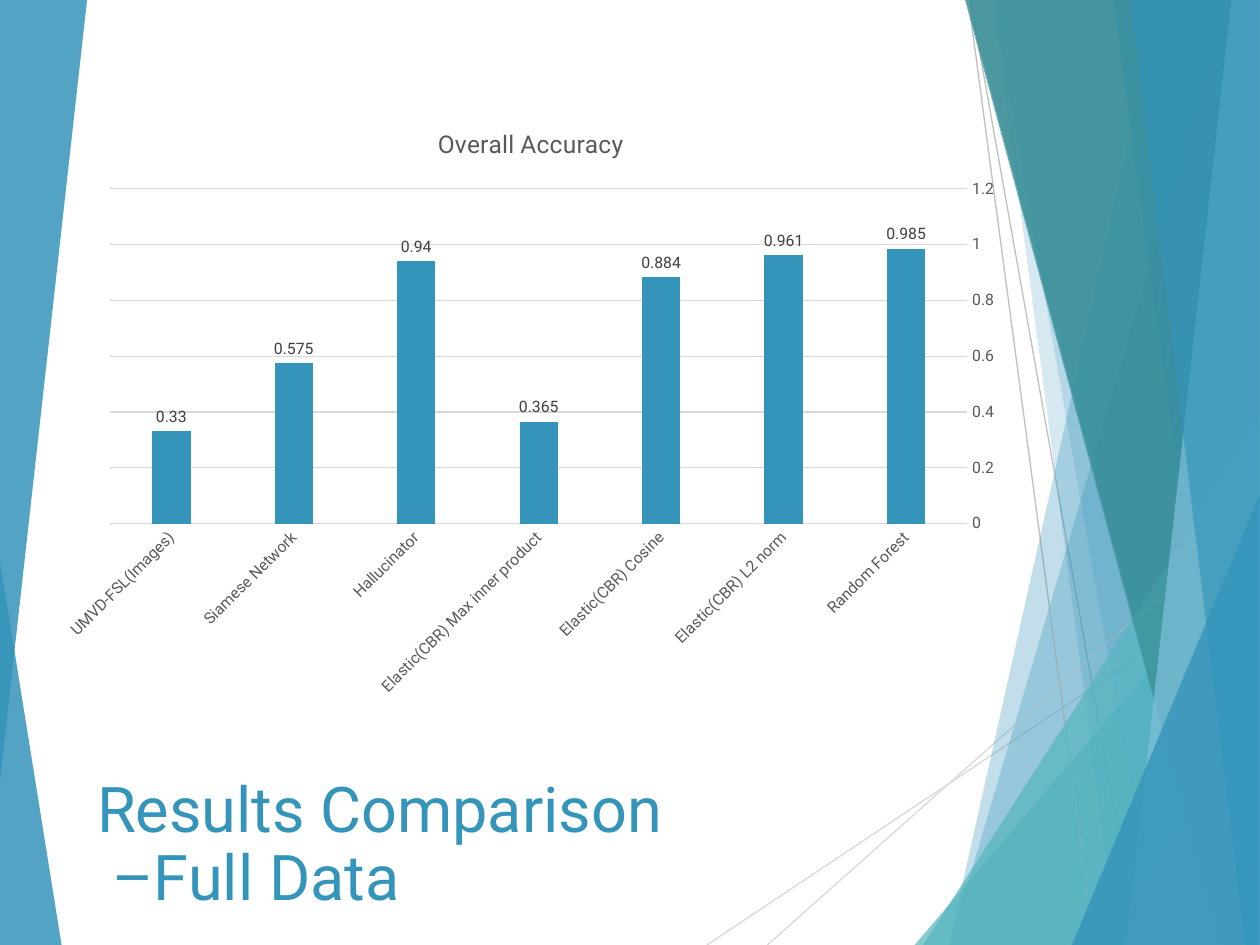
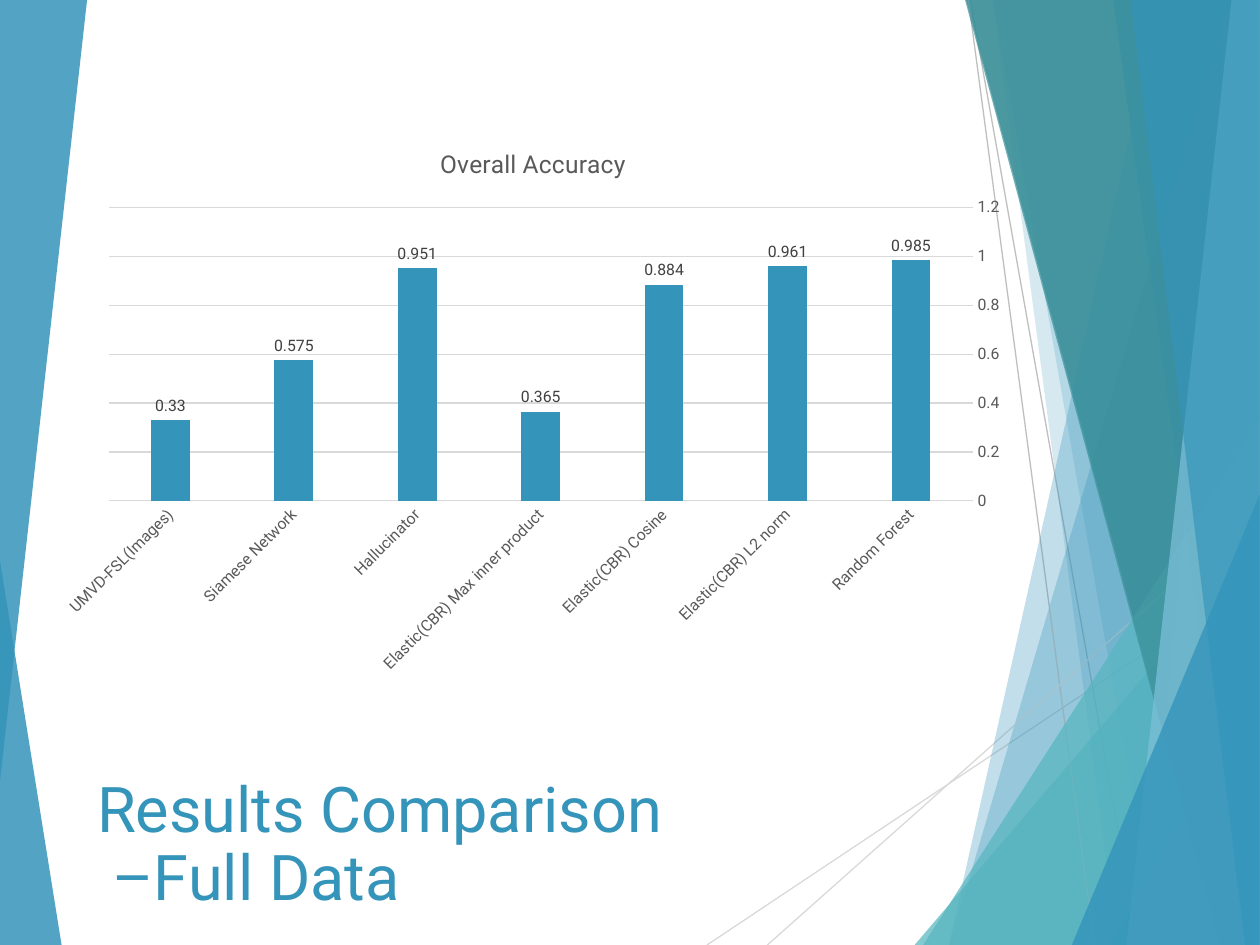
Before and after one commit to hagaycohen2/Attack-Detection-Project, a slide deck: slide 13 of Few_Shot_Classification_Presentation_final.pptx. Drawn at 1260x945 pixels with LibreOffice and Linux fonts; fonts in the diff are those of the drawing. Boxes give left, top, right and bottom in pixels: in the first picture for what was removed or moved away, otherwise in the second. Text is boxed around its words. In the diff, an @@ line names an element or a change of style, - is before the commit and + after.

```diff
--- a/Few_Shot_Classification_Presentation_final.pptx
+++ b/Few_Shot_Classification_Presentation_final.pptx
@@ column chart at <box>47,125,1018,684</box> @@
@@ Overall Accuracy, Hallucinator: 0.94 to 0.951 @@
@@ column chart: place and size @@
-column chart at <box>48,103,1013,707</box>
+column chart at <box>47,125,1018,684</box>
```
Also in this commit, not shown: 4 other slides changed, 21 other files.
